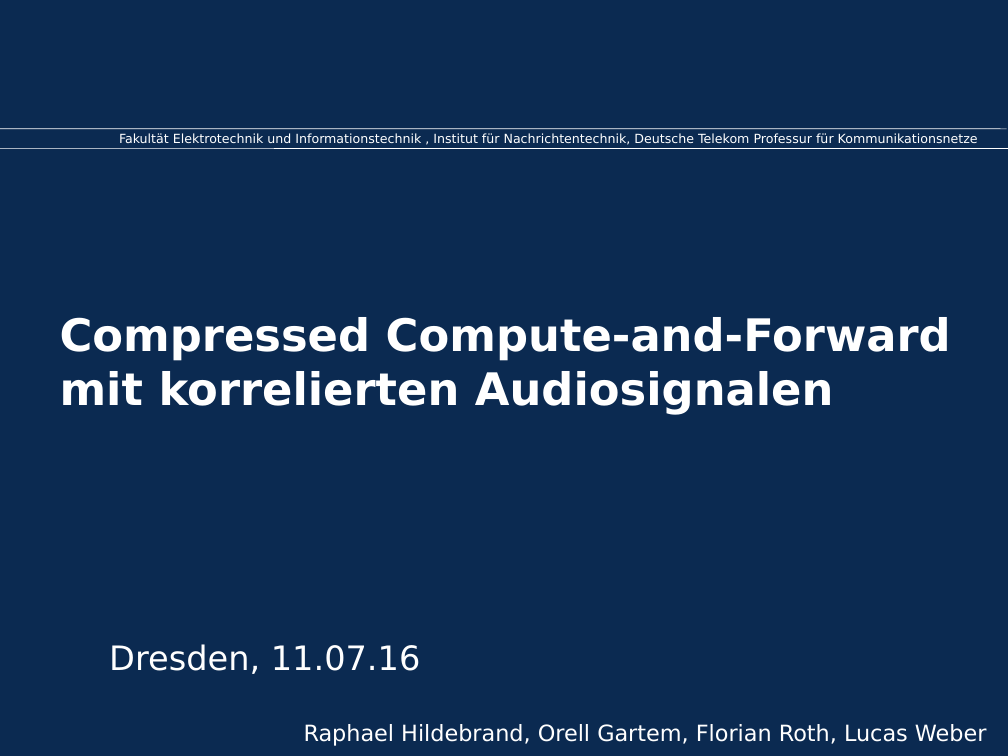
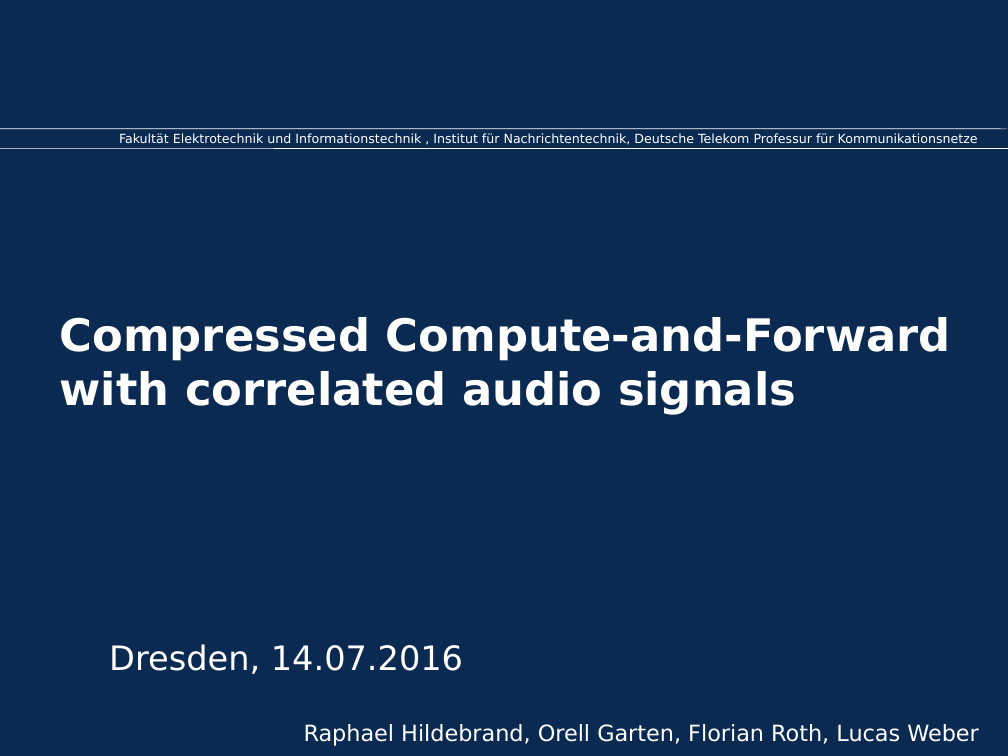
Before and after one commit to orgarten/Hauptseminar, a slide deck: slide 1 of Präsentation/btwf.odp. Drawn at 1008x756 pixels with LibreOffice and Linux fonts; fonts in the diff are those of the drawing; background and template pictures are left out. Boxes give left, top, right and bottom in pixels: in the first picture for what was removed or moved away, otherwise in the second. Text is boxed around its words. In the diff, an @@ line names an element or a change of style, - is before the commit and + after.

Commit message:
german to english

```diff
--- a/Präsentation/btwf.odp
+++ b/Präsentation/btwf.odp
@@ title at (x1=60, y1=317, x2=951, y2=415): text changed @@
-Compressed Compute-and-Forward
-mit korrelierten Audiosignalen
+Compressed Compute-and-Forward
+with correlated audio signals
@@ subtitle at (x1=109, y1=644, x2=463, y2=674): text changed @@
-Dresden, 11.07.16
+Dresden, 14.07.2016
@@ text at (x1=304, y1=724, x2=979, y2=746): text changed @@
-Raphael Hildebrand, Orell Gartem, Florian Roth, Lucas Weber
+Raphael Hildebrand, Orell Garten, Florian Roth, Lucas Weber
```
